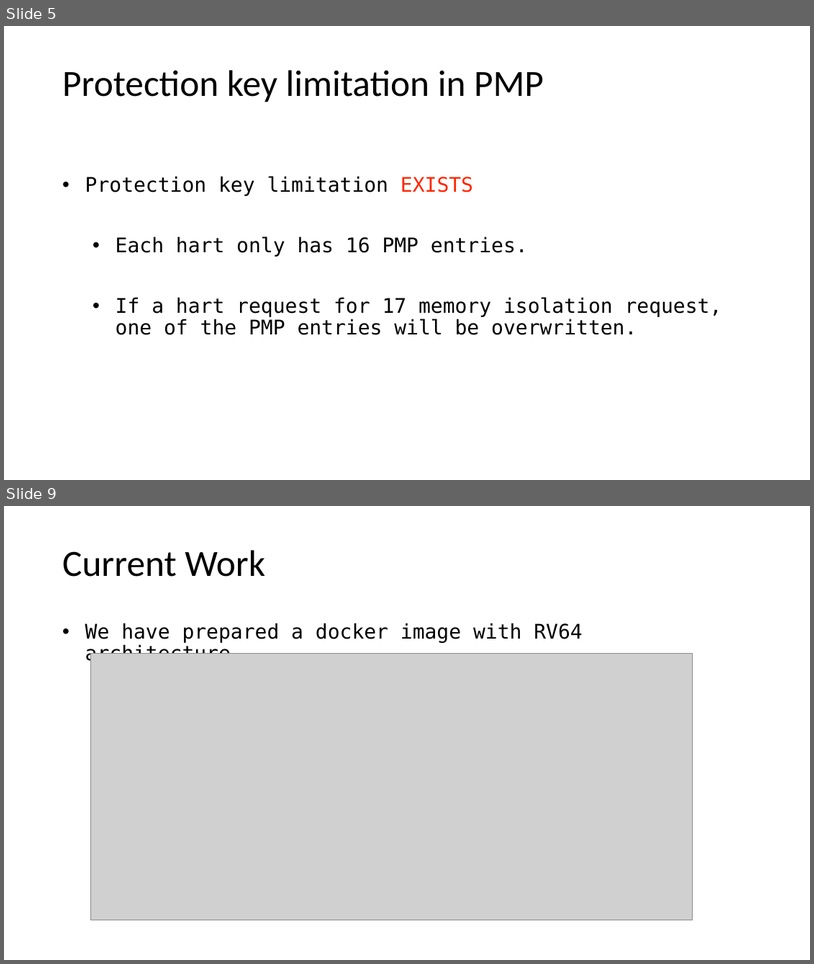
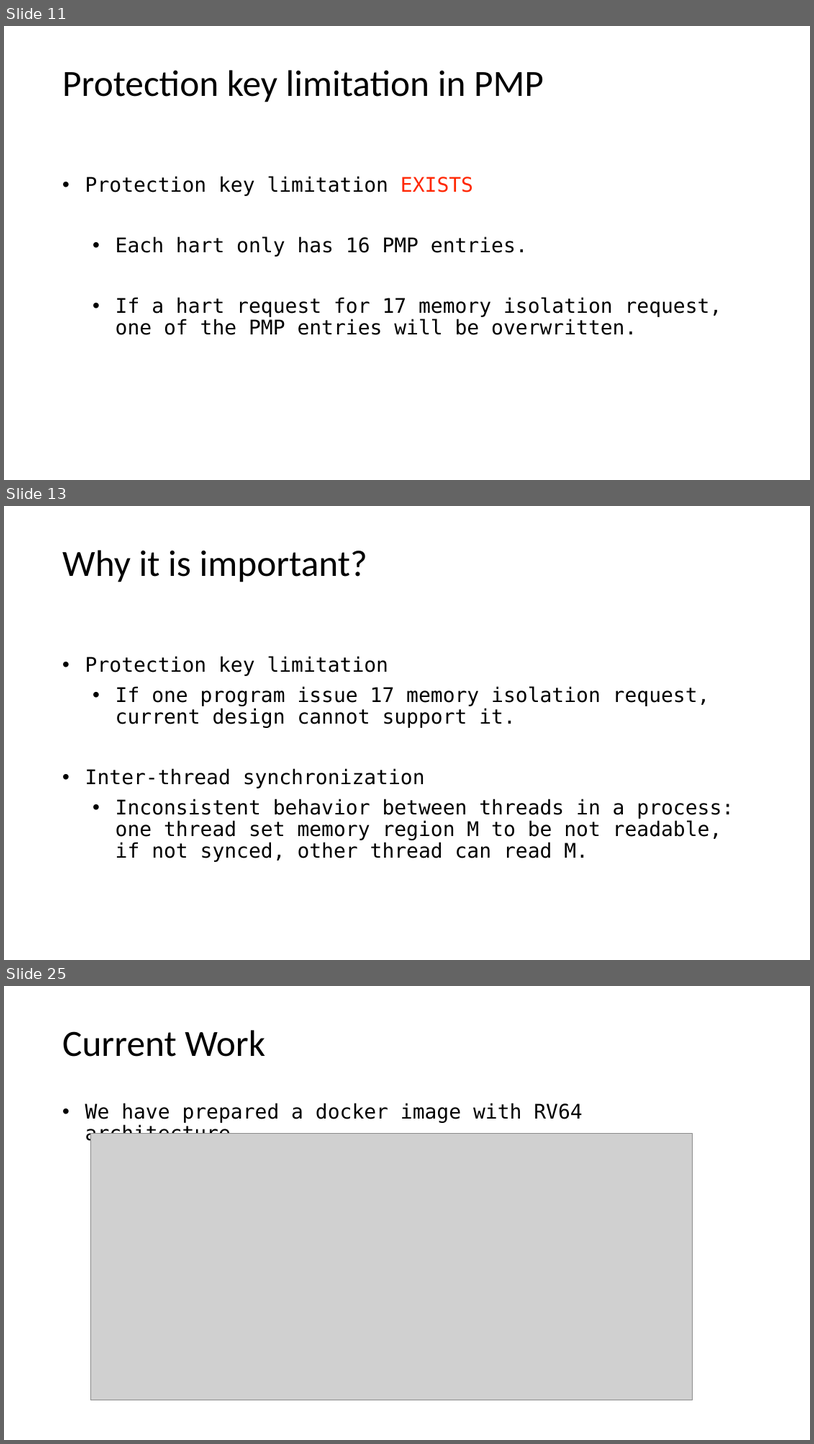
Before and after one commit to LiGaOg/libpmp, a slide deck: proposal.pptx. Shown one above the other, each under a label of ours: slides 5 and 9 before the commit, slides 11, 13 and 25 after it; the slides between them are not shown. The pictures are 814x964 and 814x1444 pixels, drawn with LibreOffice and Linux fonts; fonts in the diff are those of the drawing; grey boxes stand for pictures. Boxes give left, top, right and bottom in pixels: in the first picture for what was removed or moved away, otherwise in the second. Text is boxed around its words. In the diff, an @@ line names an element or a change of style, - is before the commit and + after.

```diff
--- a/proposal.pptx
+++ b/proposal.pptx
@@ slide 13 added at (4, 506, 810, 960), background #FFFFFF @@
@@ title added at (62, 550, 368, 582), 44 pt, text #000000 @@
+Why it is important?
@@ text added at (85, 656, 734, 862), 24 pt, text #000000 @@
+• Protection key limitation
+  • If one program issue 17 memory isolation request, current design cannot support it.
+• Inter-thread synchronization
+  • Inconsistent behavior between threads in a process: one thread set memory region M to be not readable, if not synced, other thread can read M.
@@ what was slide 5 is now slide 11 @@
@@ what was slide 9 is now slide 25 @@
```
Also in this commit, not shown: 7 slides changed, 15 other slides added.
